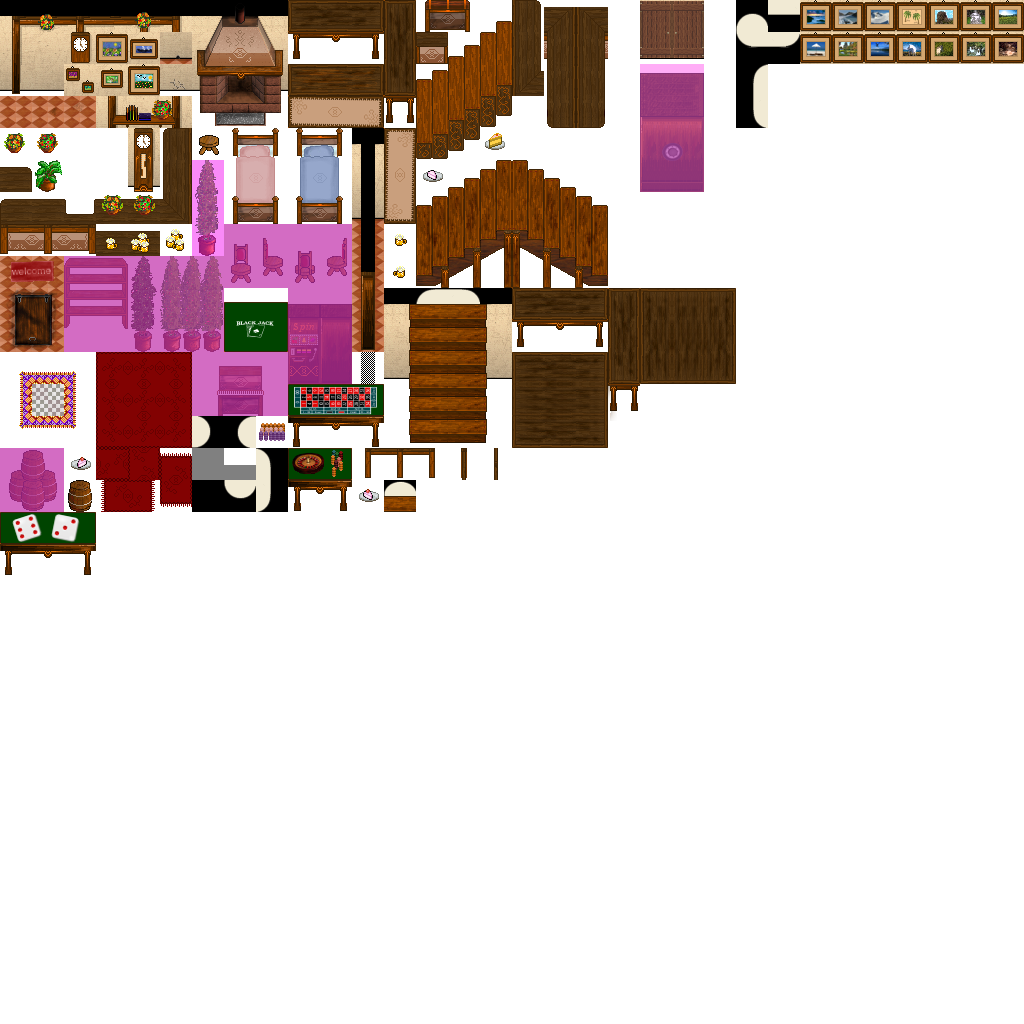
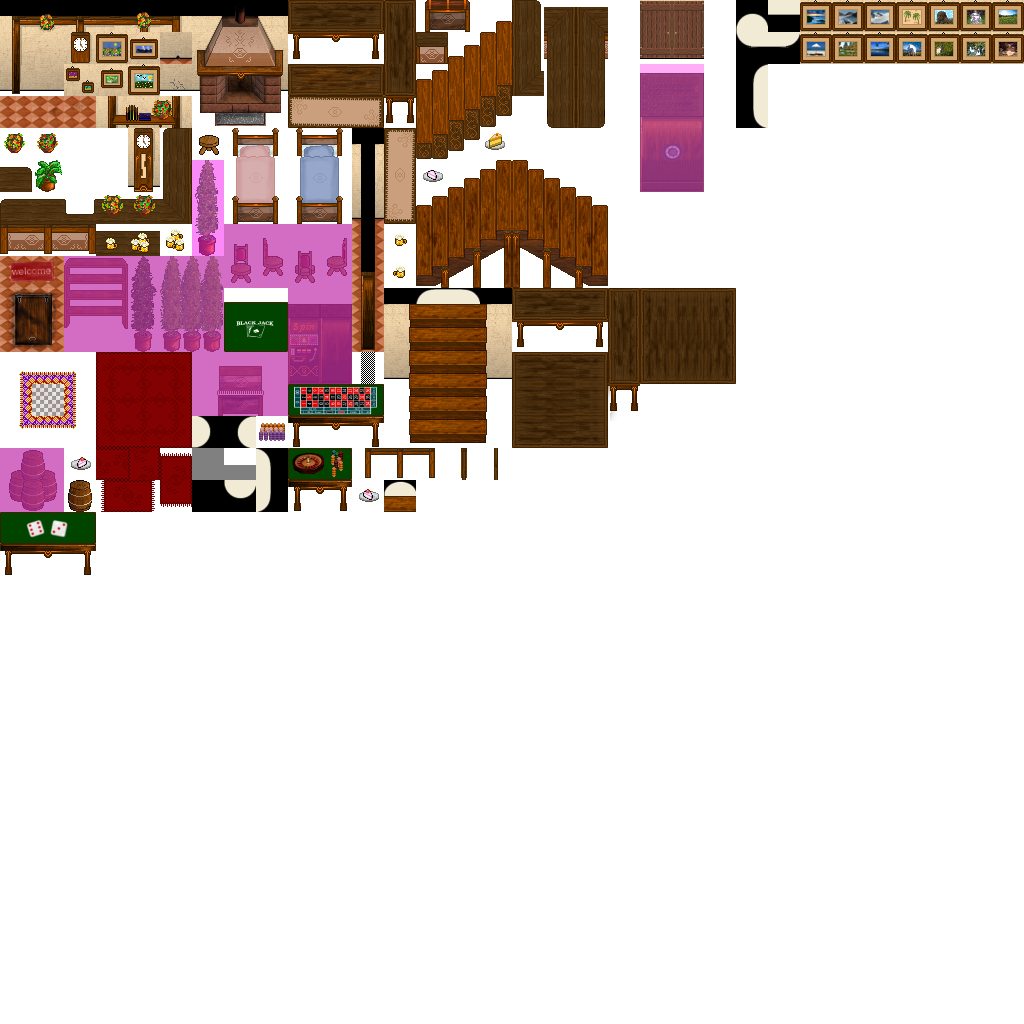
Layers edited between the first and the second 1024px x 1024px image:
painted on "Würfel" over [12,513,80,543]
